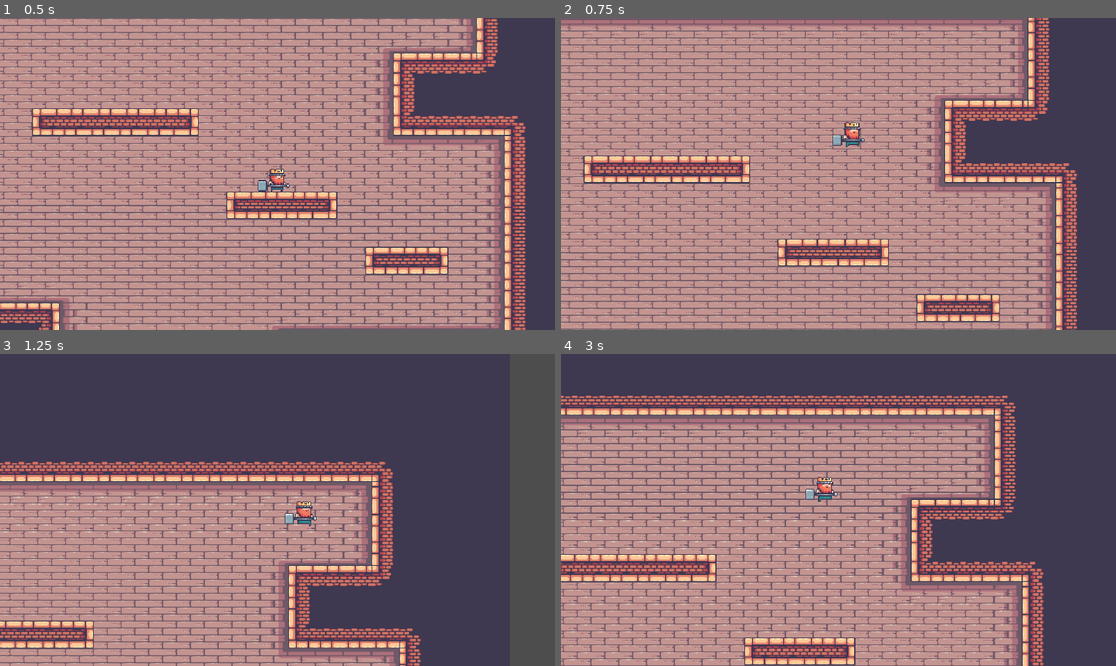
Above: before the commit, frames 1-4 (two rows, left to right).
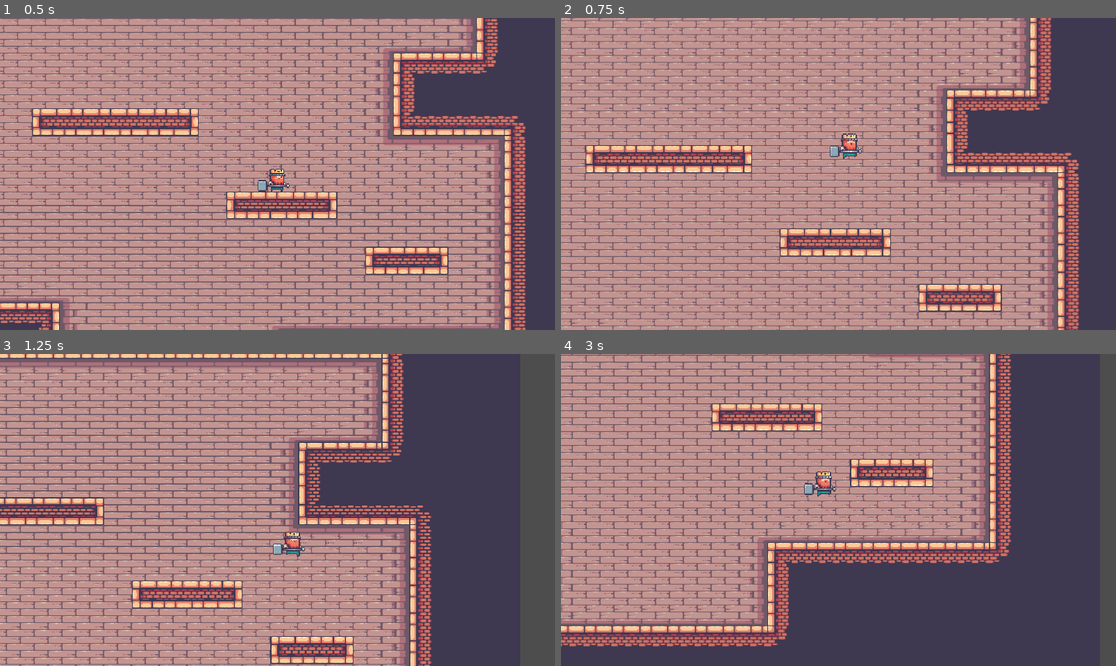
Above: after the commit, the same moments.

Repository: Xkonti/PlatformerToolkitGodot
Game: Godot game, scene res://scenes/main.tscn
Same seed, same stepped clock (60 frames per second), same inputs: the game is played once before the commit and once after it.
Inputs:
- Up to frame 1 (0.5 s): no input
- Up to frame 2 (0.75 s): tap Enter (ui_accept) at 0.5, 0.6 s; hold Right (ui_right) from 0.53 s (still down)
- Up to frame 3 (1.25 s): keep holding Right (ui_right); tap Enter (ui_accept) at 0.77, 1.07 s
- Up to frame 4 (3 s): tap Enter (ui_accept) at 1.35, 1.52, 1.82, 2.1, 2.85 s; release Right (ui_right) at 2.03 s; hold Left (ui_left) 2.03-2.78 s; hold Right (ui_right) from 2.78 s (still down)

Frame 1 is identical in both runs. In frame 2, 46% of the frame differs, in the area x 0-94%, y 0-100%; in frame 3, 58%; in frame 4, 63%, in the area x 0-87%, y 0-100%.

Commit message:
Add air control parameters

Diff:
--- a/scenes/player.tscn
+++ b/scenes/player.tscn
@@ -181,7 +181,9 @@
 speed = 250.0
 acceleration = 5.0
 deceleration = 7.0
-jump_velocity = 500.0
+air_acceleration = 4.0
+air_deceleration = 5.0
+jump_velocity = 450.0
 gravity_fall_multiplier = 2.5
 vertical_terminal_velocity = 500.0
 
--- a/scripts/player.gd
+++ b/scripts/player.gd
@@ -3,6 +3,8 @@
 @export_range(100.0, 1000.0) var speed: float = 300.0
 @export_range(0.0, 100.0) var acceleration: float = 1.0
 @export_range(0.0, 100.0) var deceleration: float = 1.0
+@export_range(0.0, 100.0) var air_acceleration: float = 0.8
+@export_range(0.0, 100.0) var air_deceleration: float = 0.8
 
 @export_range(100.0, 1000.0) var jump_velocity: float = 400.0
 @export_range(0.0, 10.0) var gravity_multiplier: float = 1.0
@@ -11,8 +13,6 @@
 
 
 var is_jumping: bool = false
-
-
 
 # Animation
 @onready var sprite: AnimatedSprite2D = $AnimatedSprite2D
@@ -30,9 +30,19 @@
 	if is_on_floor():
 		is_jumping = false
 
-	if Input.is_action_just_pressed("ui_accept"):
-		velocity.y = -jump_velocity
-		is_jumping = true
+		if Input.is_action_just_pressed("ui_accept"):
+			velocity.y = -jump_velocity
+			is_jumping = true
+
+		var direction = Input.get_axis("ui_left", "ui_right")
+		if direction:
+			velocity.x = move_toward(velocity.x, direction * speed, acceleration * speed * delta)
+		else:
+			velocity.x = move_toward(velocity.x, 0, deceleration * speed * delta)
+		if direction > 0:
+			facing_right = true
+		elif direction < 0:
+			facing_right = false
 
 	# In air
 	else:
@@ -47,17 +57,16 @@
 		# Limit vertical velocity
 		velocity.y = clampf(velocity.y, -9999999.0, vertical_terminal_velocity)
 
-	# Get the input direction and handle the movement/deceleration.
-	# As good practice, you should replace UI actions with custom gameplay actions.
-	var direction = Input.get_axis("ui_left", "ui_right")
-	if direction:
-		velocity.x = move_toward(velocity.x, direction * speed, acceleration * speed * delta)
-	else:
-		velocity.x = move_toward(velocity.x, 0, deceleration * speed * delta)
-	if direction > 0:
-		facing_right = true
-	elif direction < 0:
-		facing_right = false
+		var direction = Input.get_axis("ui_left", "ui_right")
+		if direction:
+			velocity.x = move_toward(velocity.x, direction * speed, air_acceleration * speed * delta)
+		else:
+			velocity.x = move_toward(velocity.x, 0, air_deceleration * speed * delta)
+		if direction > 0:
+			facing_right = true
+		elif direction < 0:
+			facing_right = false
+
 
 	move_and_slide()
 
